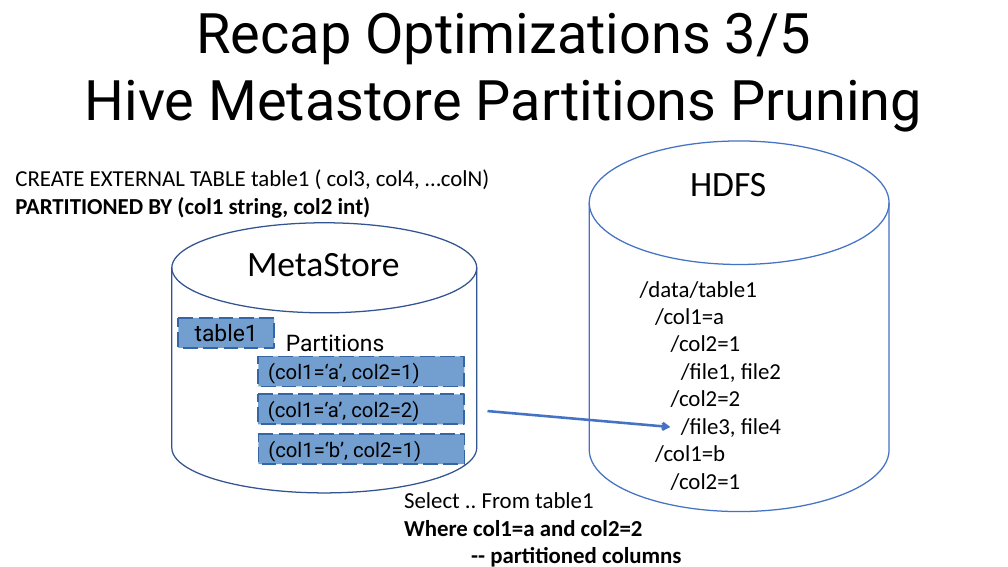
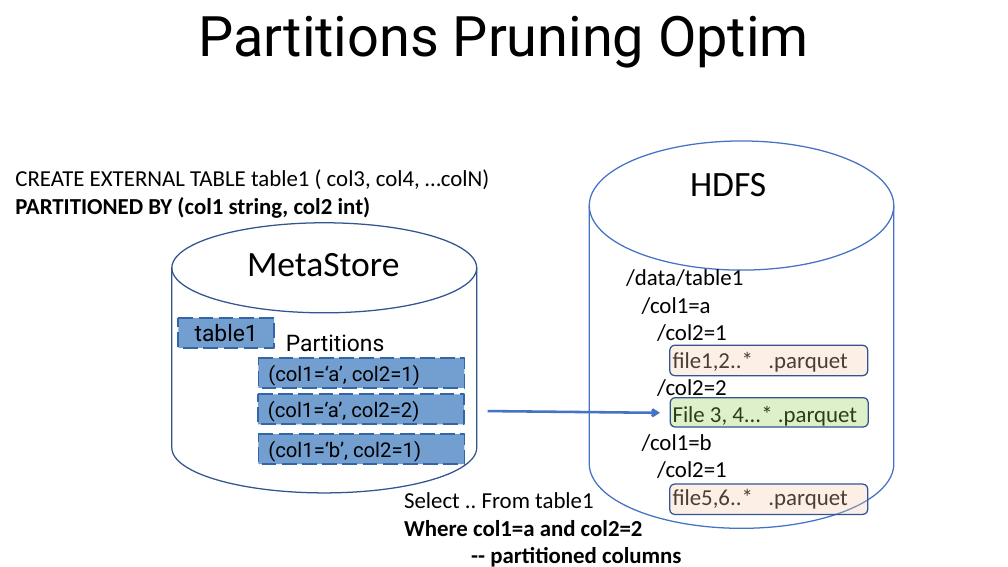
Before and after one commit to Arnaud-Nauwynck/presentations, a slide deck: slide 64 of pres-bigdata/7-Sql-to-Hadoop-files-parquet-metastore.pptx (slide 61 before the commit). Drawn at 1008x567 pixels with LibreOffice and Linux fonts; fonts in the diff are those of the drawing. Boxes give left, top, right and bottom in pixels: in the first picture for what was removed or moved away, otherwise in the second. Text is boxed around its words. In the diff, an @@ line names an element or a change of style, - is before the commit and + after.

```diff
--- a/pres-bigdata/7-Sql-to-Hadoop-files-parquet-metastore.pptx
+++ b/pres-bigdata/7-Sql-to-Hadoop-files-parquet-metastore.pptx
@@ text removed at <box>85,12,922,132</box> @@
-Recap Optimizations 3/5
-Hive Metastore Partitions Pruning
@@ title added at <box>198,15,809,68</box>, 44 pt, text #000000 @@
+Partitions Pruning Optim
@@ cylinder: place and size @@
-cylinder at <box>589,141,889,511</box>
+cylinder at <box>589,141,894,529</box>
@@ text "/data/table1": place and size @@
-text "/data/table1" at <box>640,281,781,490</box>
+text "/data/table1" at <box>626,266,857,511</box>
@@ freeform shape "(col1=‘a’, col2=1)" at <box>259,358,465,388</box>: outline redrawn @@
@@ rounded rectangle added at <box>670,346,868,376</box>, fill #F8CBAD at 30% opacity, outline #325491 1 pt @@
@@ text at <box>673,352,847,372</box>: text changed @@
-/file1, file2
+file1,2..* .parquet
@@ arrow moved from (488, 412) - (670, 427) to (488, 412) - (660, 413) @@
@@ rounded rectangle added at <box>670,398,868,427</box>, fill #92D050 at 30% opacity, outline #325491 1 pt @@
@@ text at <box>673,406,857,429</box>: text changed @@
-/file3, file4
+File 3, 4...* .parquet
@@ rounded rectangle added at <box>670,485,868,515</box>, fill #F8CBAD at 30% opacity, outline #325491 1 pt @@
@@ text at <box>673,489,847,511</box>: paragraph added @@
+file5,6..* .parquet
```
Also in this commit, not shown: 33 other slides changed, 51 slides added, 28 slides removed, 3 other files.
